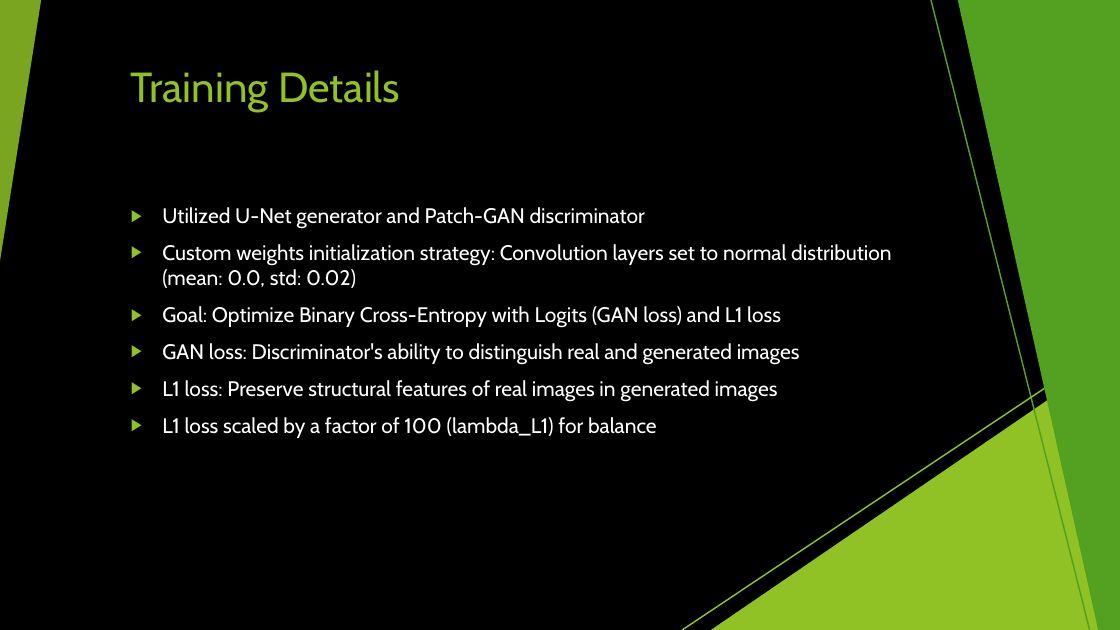
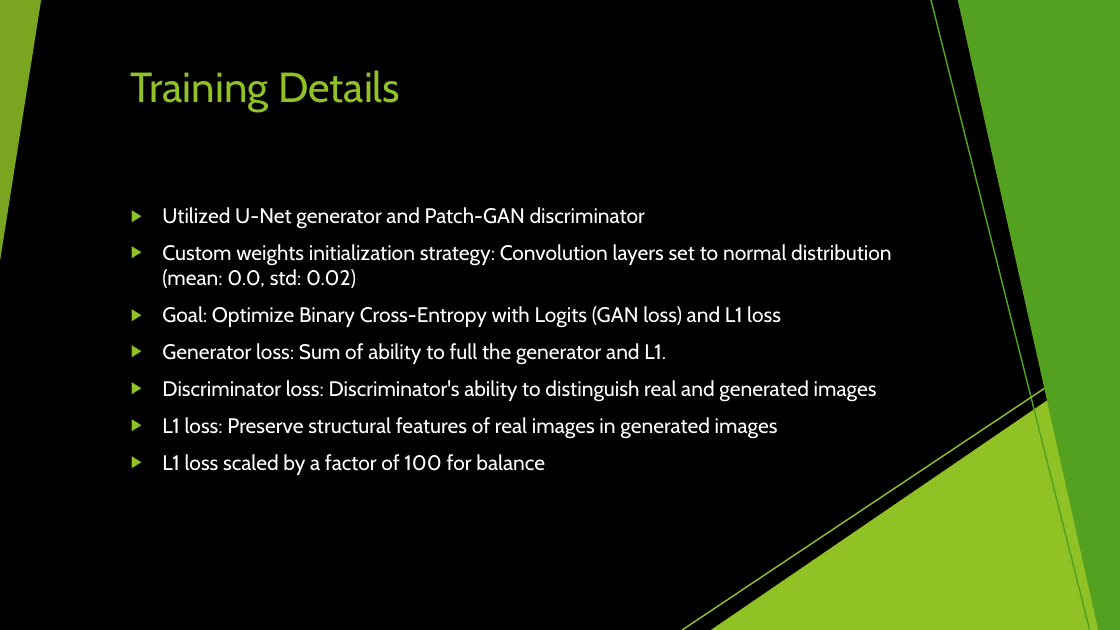
Before and after one commit to KonstantinosChaldaiopoulos/DeepLearningPix2Pix, a slide deck: slide 11 of presentation.pptx. Drawn at 1120x630 pixels with LibreOffice and Linux fonts; fonts in the diff are those of the drawing. Boxes give left, top, right and bottom in pixels: in the first picture for what was removed or moved away, otherwise in the second. Text is boxed around its words. In the diff, an @@ line names an element or a change of style, - is before the commit and + after.

Commit message:
Minor fixes

```diff
--- a/presentation.pptx
+++ b/presentation.pptx
@@ text at <box>162,343,877,402</box>: text changed @@
-▶ GAN loss: Discriminator's ability to distinguish real and generated images
+▶ Generator loss: Sum of ability to full the generator and L1.
+▶ Discriminator loss: Discriminator's ability to distinguish real and generated images
@@ text at <box>162,454,545,475</box>: text changed @@
-▶ L1 loss scaled by a factor of 100 (lambda_L1) for balance
+▶ L1 loss scaled by a factor of 100 for balance
```
Also in this commit, not shown: 1 other slide changed.
